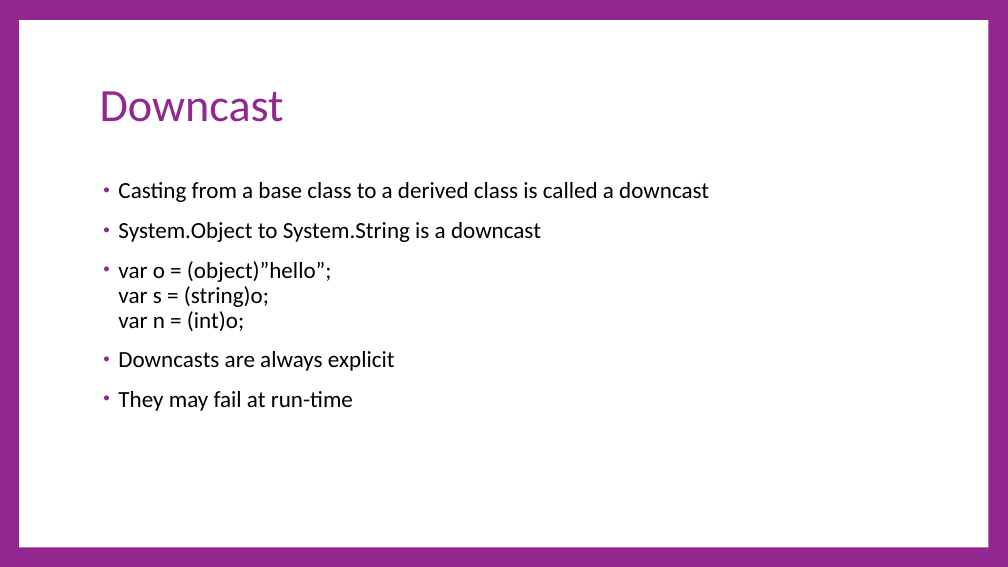
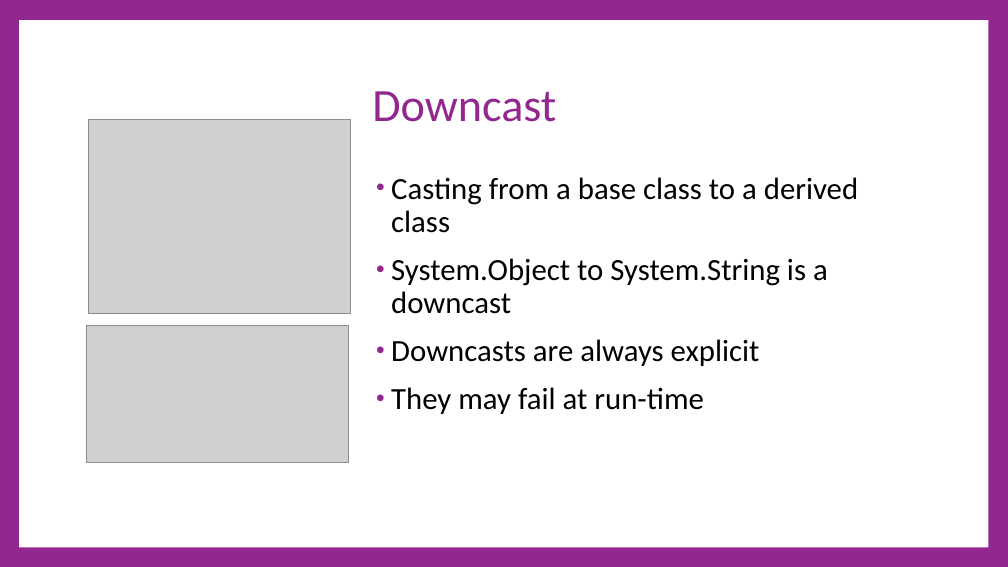
Before and after one commit to cdiggins/cs321, a slide deck: slide 13 of class-notes/cs321-winter-2023-lecture-4-strings.pptx. Drawn at 1008x567 pixels with LibreOffice and Linux fonts; fonts in the diff are those of the drawing; grey boxes stand for pictures. Boxes give left, top, right and bottom in pixels: in the first picture for what was removed or moved away, otherwise in the second. Text is boxed around its words. In the diff, an @@ line names an element or a change of style, - is before the commit and + after.

```diff
--- a/class-notes/cs321-winter-2023-lecture-4-strings.pptx
+++ b/class-notes/cs321-winter-2023-lecture-4-strings.pptx
@@ title "Downcast": place and size @@
-title "Downcast" at bbox=[100, 91, 284, 122]
+title "Downcast" at bbox=[372, 91, 556, 122]
@@ picture added at bbox=[88, 120, 350, 314] @@
@@ text "Casting from a base class ...": place and size @@
-text "Casting from a base class ..." at bbox=[118, 182, 709, 411]
+text "Casting from a base class ..." at bbox=[391, 177, 858, 414]
@@ text at bbox=[391, 177, 858, 233]: text changed; size 33 to 44 pt @@
-• Casting from a base class to a derived class is called a downcast
+• Casting from a base class to a derived class
@@ text at bbox=[118, 261, 332, 331]: paragraph removed @@
-• var o = (object)”hello”;
-  var s = (string)o;
-  var n = (int)o;
@@ text at bbox=[391, 258, 828, 414]: size 33 to 44 pt in "System.Object to System.String is a downcast", "Downcasts are always explicit", "They may fail at run-time" @@
@@ picture added at bbox=[86, 326, 348, 463] @@
```
Also in this commit, not shown: 15 other slides changed, 18 slides added, 12 slides removed, 2 other files.
